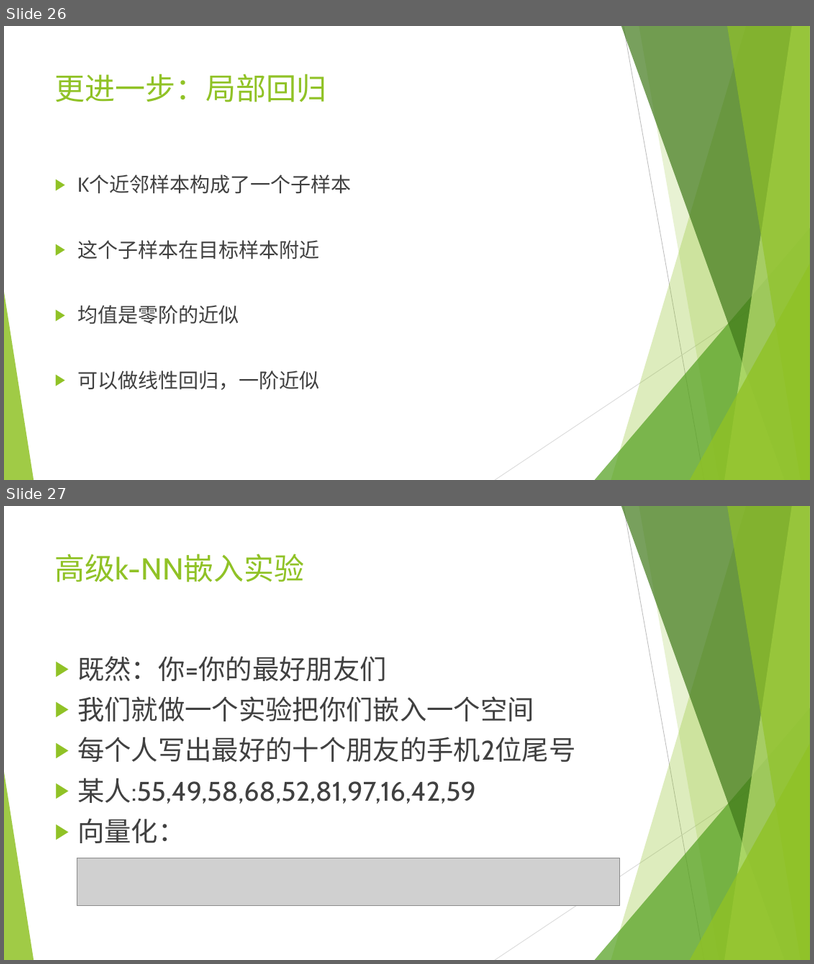
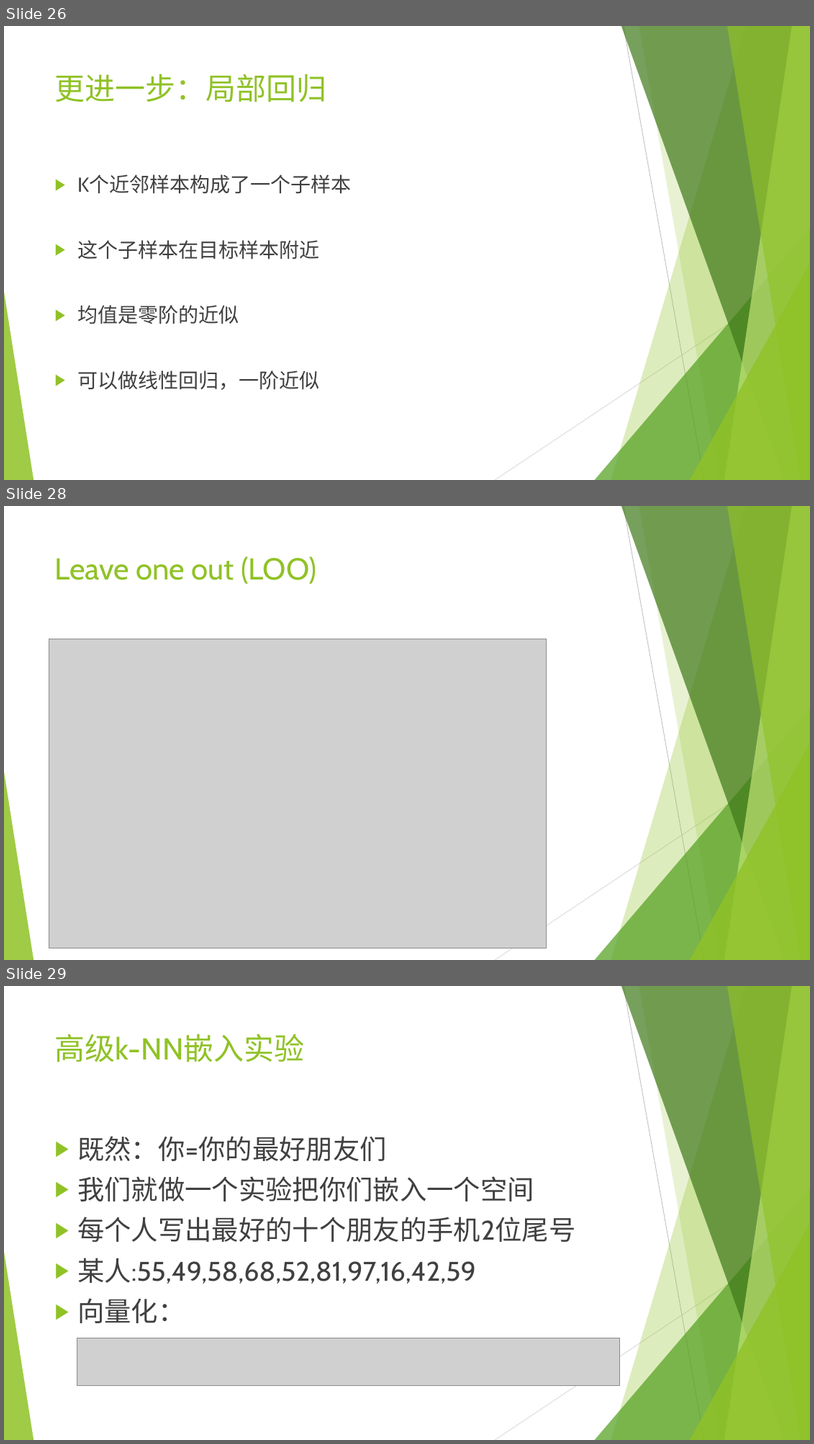
Before and after one commit to wangyi-fudan/BIOL130173, a slide deck: 6_k近邻法.pptx. Shown one above the other, each under a label of ours: slides 26 and 27 before the commit, slides 26, 28 and 29 after it; the slides between them are not shown. The pictures are 814x964 and 814x1444 pixels, drawn with LibreOffice and Linux fonts; fonts in the diff are those of the drawing; grey boxes stand for pictures. Boxes give left, top, right and bottom in pixels: in the first picture for what was removed or moved away, otherwise in the second. Text is boxed around its words. In the diff, an @@ line names an element or a change of style, - is before the commit and + after.

```diff
--- a/6_k近邻法.pptx
+++ b/6_k近邻法.pptx
@@ slide 28 added at [4, 506, 810, 960], background #FFFFFF; not listed: 10 template elements that a slide beside it also shows @@
@@ title added at [55, 556, 317, 584], 36 pt, text #90C226 @@
+Leave one out (LOO)
@@ picture added at [49, 639, 547, 948] @@
@@ what was slide 27 is now slide 29 @@
```
Also in this commit, not shown: 1 other slide added.
